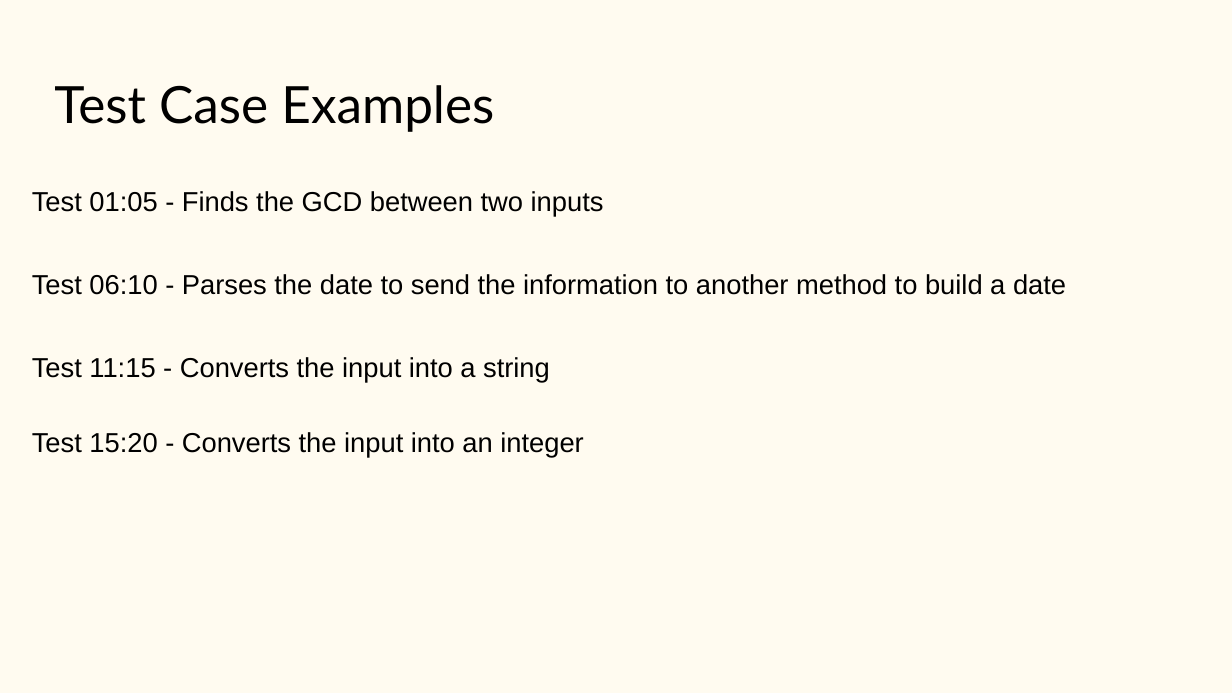
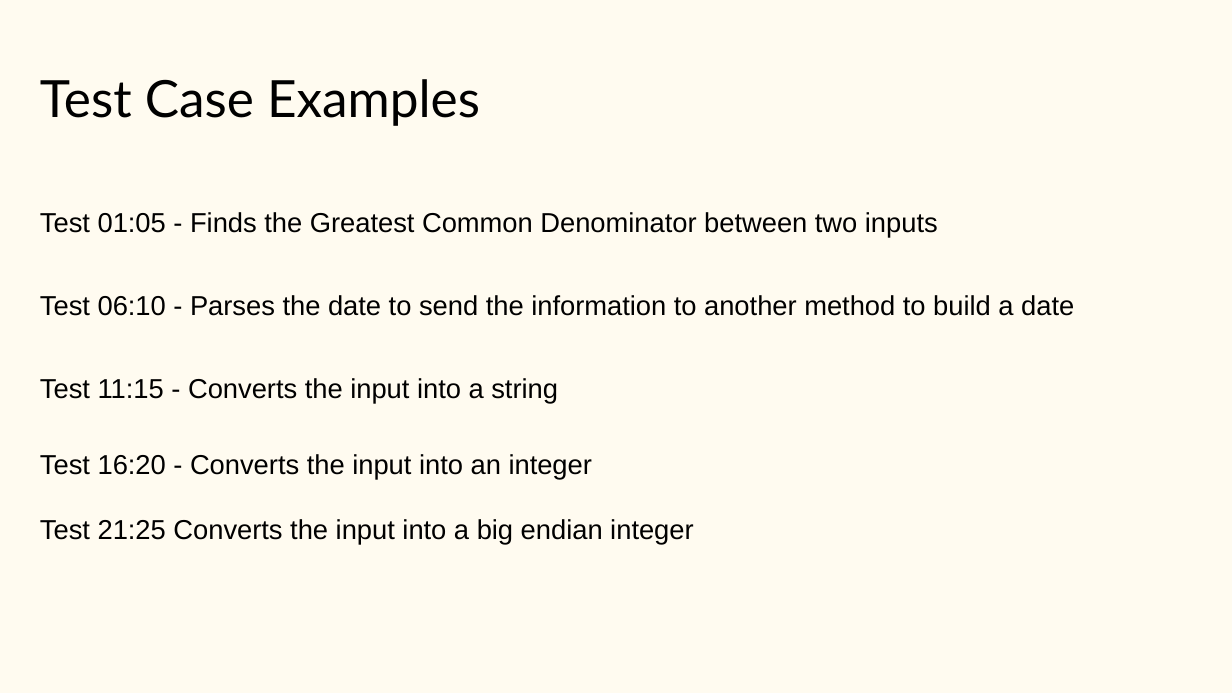
Before and after one commit to CSCI-362-03-2015/Team6, a slide deck: slide 8 of docs/Team6_presentation.pptx. Drawn at 1232x693 pixels with LibreOffice and Linux fonts; fonts in the diff are those of the drawing. Boxes give left, top, right and bottom in pixels: in the first picture for what was removed or moved away, otherwise in the second. Text is boxed around its words. In the diff, an @@ line names an element or a change of style, - is before the commit and + after.

```diff
--- a/docs/Team6_presentation.pptx
+++ b/docs/Team6_presentation.pptx
@@ title "Test Case Examples": place and size @@
-title "Test Case Examples" at box(54, 85, 494, 132)
+title "Test Case Examples" at box(40, 79, 480, 126)
@@ text "Test 01:05 - Finds the ...": place and size @@
-text "Test 01:05 - Finds the ..." at box(32, 191, 1066, 458)
+text "Test 01:05 - Finds the ..." at box(40, 212, 1074, 545)
@@ text at box(40, 212, 938, 238): text changed @@
-Test 01:05 - Finds the GCD between two inputs
+Test 01:05 - Finds the Greatest Common Denominator between two inputs
@@ text at box(40, 454, 693, 545): text changed @@
-Test 15:20 - Converts the input into an integer
+Test 16:20 - Converts the input into an integer
+Test 21:25 Converts the input into a big endian integer
```
Also in this commit, not shown: 8 other slides changed, 1 slide added, 1 other file.
